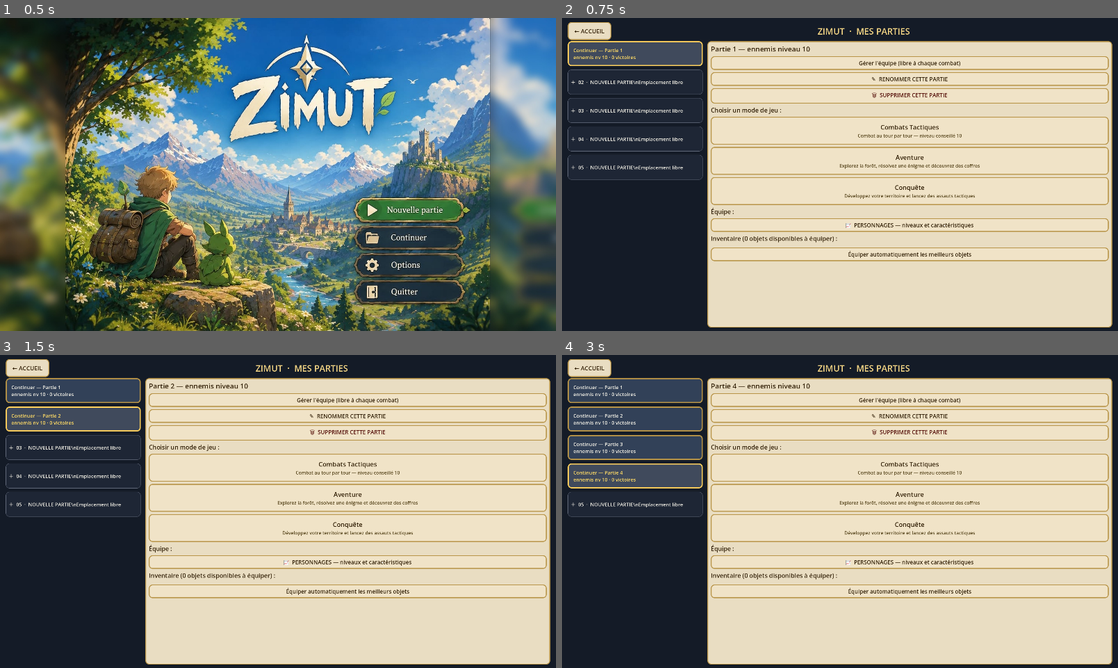
Above: before the commit, frames 1-4 (two rows, left to right).
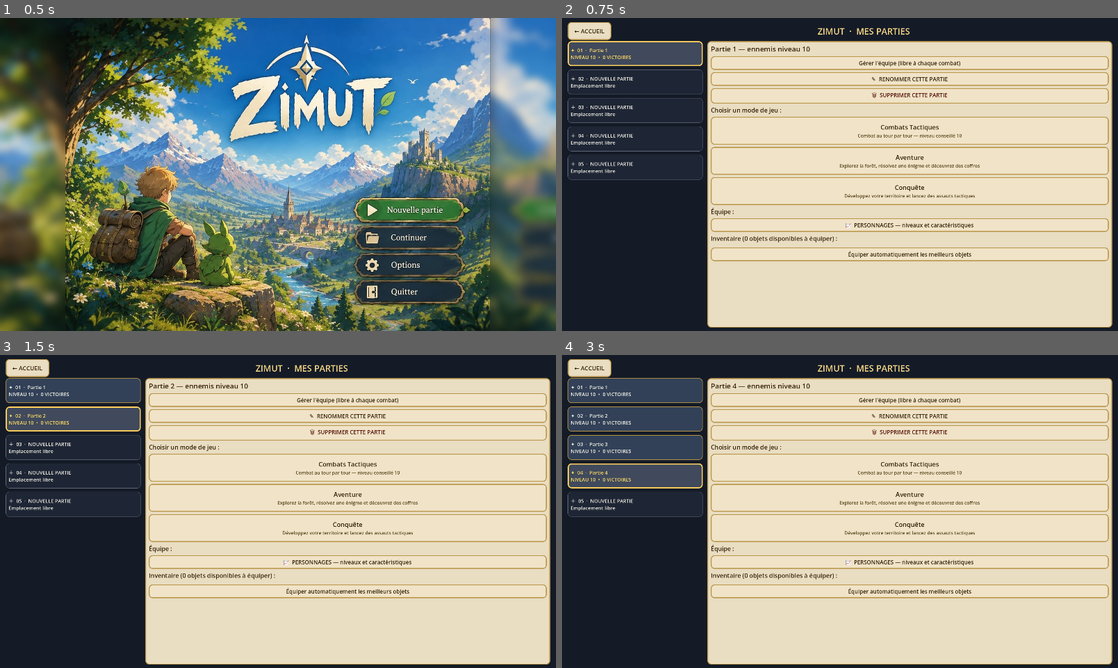
Above: after the commit, the same moments.

Repository: CharlieG42/Zimut
Game: Godot game, scene res://scenes/MainMenu.tscn
The game is run twice, just before and just after one commit, with the same random seed, the same clock (stepped at 60 frames per second) and the same inputs.
Inputs (mouse positions are in pixels of both pictures, inside the frame that each line leads up to):
- Up to frame 1 (0.5 s): no input
- Up to frame 2 (0.75 s): click (973, 208) at 0.5 s
- Up to frame 3 (1.5 s): click (72, 417) at 1.25 s, where only the run before the commit has a clickable "＋ 02 · NOUVELLE PARTIE\nEmpla…"
- Up to frame 4 (3 s): click (634, 448) at 2 s, where only the run before the commit has a clickable "＋ 03 · NOUVELLE PARTIE\nEmpla…"; click (634, 477) at 2.75 s, where only the run before the commit has a clickable "＋ 04 · NOUVELLE PARTIE\nEmpla…"

Frame 1 is identical in both runs. In frame 2, 1.0% of the frame differs, in the area x 1-22%, y 9-50%; in frame 3, 1.1%; in frame 4, 1.2%, in the area x 1-26%, y 7-50%.

Commit message:
ui: polish compact save cards and labels

Diff:
--- a/prototype/zimut/scripts/SaveSlotsUI.gd
+++ b/prototype/zimut/scripts/SaveSlotsUI.gd
@@ -183,11 +183,11 @@
 		var is_used: bool = used.has(slot)
 		if is_used:
 			var sv: Dictionary = used[slot]
-			btn.text = "  Continuer — %s\n  ennemis nv %d · %d victoires" % [sv["name"], sv["level"], sv["victories"]]
-			btn.add_theme_stylebox_override("normal", _flat_bg(COL_SLOT_USED_BG, COL_BORDER, 4))
-			btn.add_theme_stylebox_override("hover", _flat_bg(COL_SLOT_USED_BG.lightened(0.15), COL_BORDER, 5))
+			btn.text = "✦  %02d  ·  %s\nNIVEAU %d  •  %d VICTOIRES" % [slot + 1, String(sv["name"]), int(sv["level"]), int(sv["victories"])]
+			btn.add_theme_stylebox_override("normal", _flat_bg(COL_SLOT_USED_BG, COL_BORDER, 2))
+			btn.add_theme_stylebox_override("hover", _flat_bg(COL_SLOT_USED_BG.lightened(0.15), COL_BORDER, 3))
 		else:
-			btn.text = "＋  %02d  ·  NOUVELLE PARTIE\\nEmplacement libre" % (slot + 1)
+			btn.text = "＋  %02d  ·  NOUVELLE PARTIE\nEmplacement libre" % (slot + 1)
 			btn.add_theme_stylebox_override("normal", _flat_bg(COL_SLOT_EMPTY_BG, Color(0.42, 0.45, 0.52), 1))
 			btn.add_theme_stylebox_override("hover", _flat_bg(COL_SLOT_EMPTY_BG.lightened(0.15), COL_BORDER, 2))
 		btn.add_theme_font_size_override("font_size", _ui_font(17))
